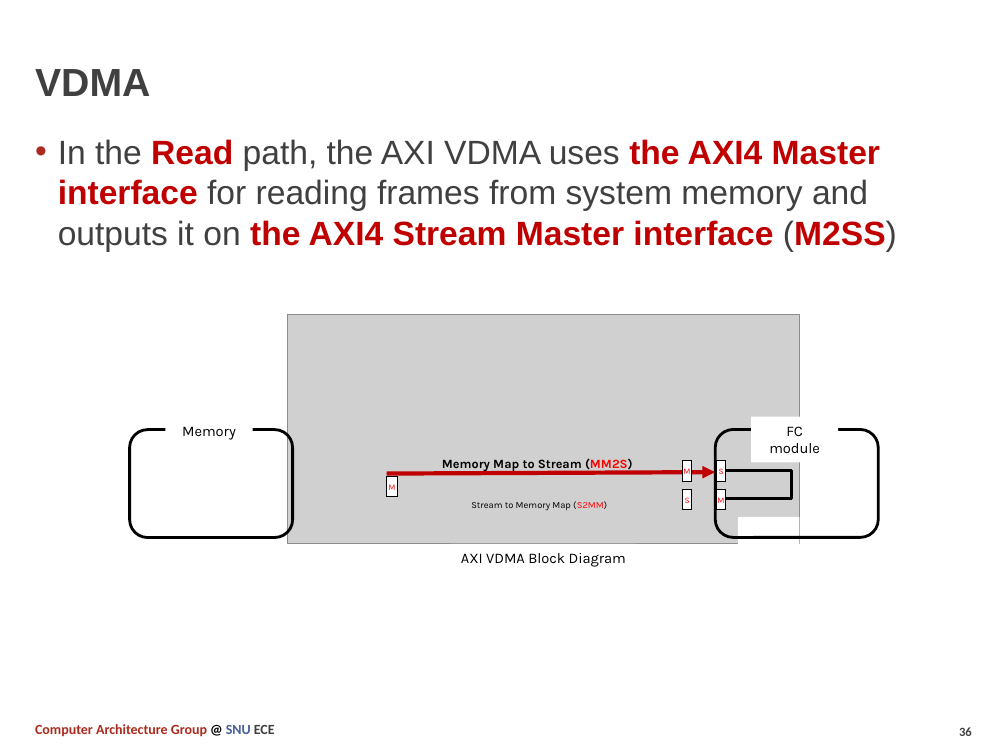
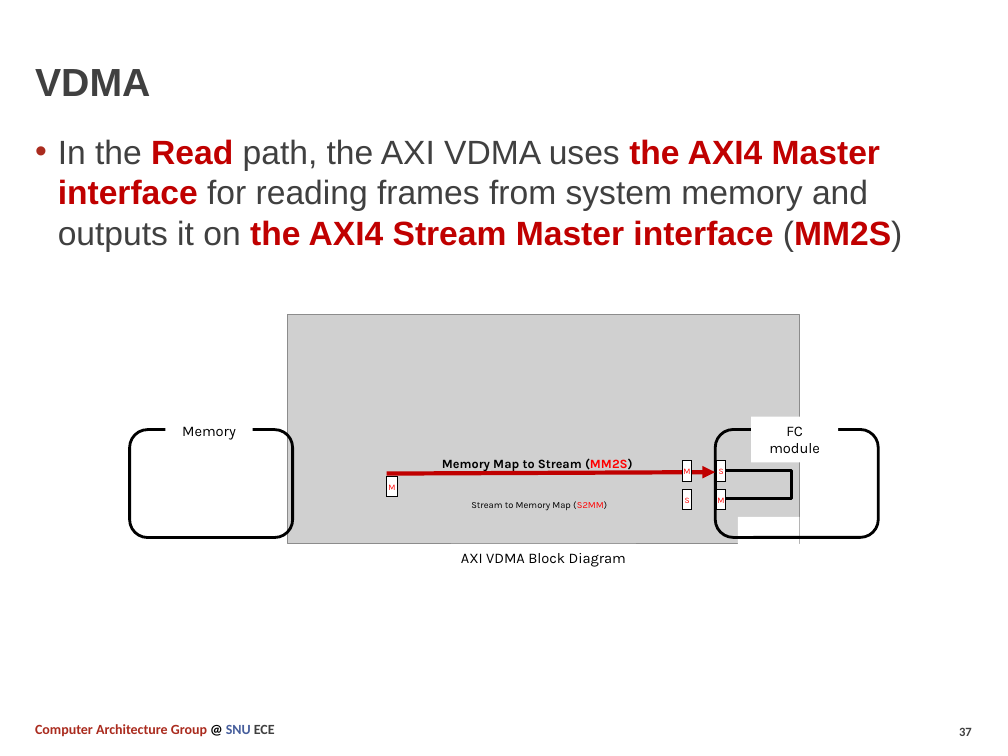
Before and after one commit to SNU-Comparch-Classes/ECE-315.A_2021_Fall_Final_Project, a slide deck: slide 37 of docs/Term_Project.pptx (slide 36 before the commit). Drawn at 1008x756 pixels with LibreOffice and Linux fonts; fonts in the diff are those of the drawing; grey boxes stand for pictures. Boxes give left, top, right and bottom in pixels: in the first picture for what was removed or moved away, otherwise in the second. Text is boxed around its words. In the diff, an @@ line names an element or a change of style, - is before the commit and + after.

```diff
--- a/docs/Term_Project.pptx
+++ b/docs/Term_Project.pptx
@@ text at [58, 139, 902, 252]: text changed @@
-• In the Read path, the AXI VDMA uses the AXI4 Master interface for reading frames from system memory and outputs it on the AXI4 Stream Master interface (M2SS)
+• In the Read path, the AXI VDMA uses the AXI4 Master interface for reading frames from system memory and outputs it on the AXI4 Stream Master interface (MM2S)
@@ page number at [959, 727, 972, 736]: text changed @@
-36
+37
```
Also in this commit, not shown: 3 other slides changed, 1 slide added.
